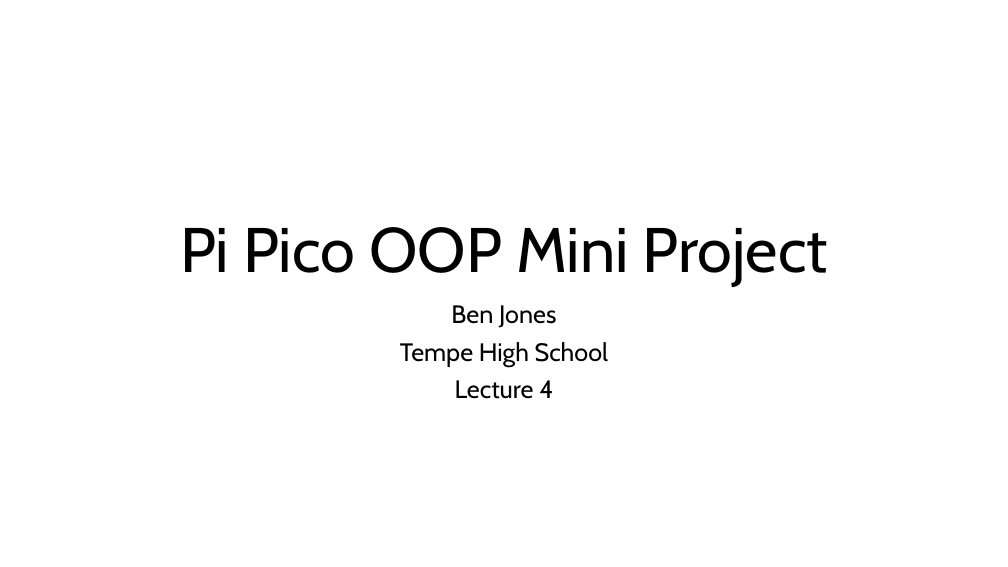
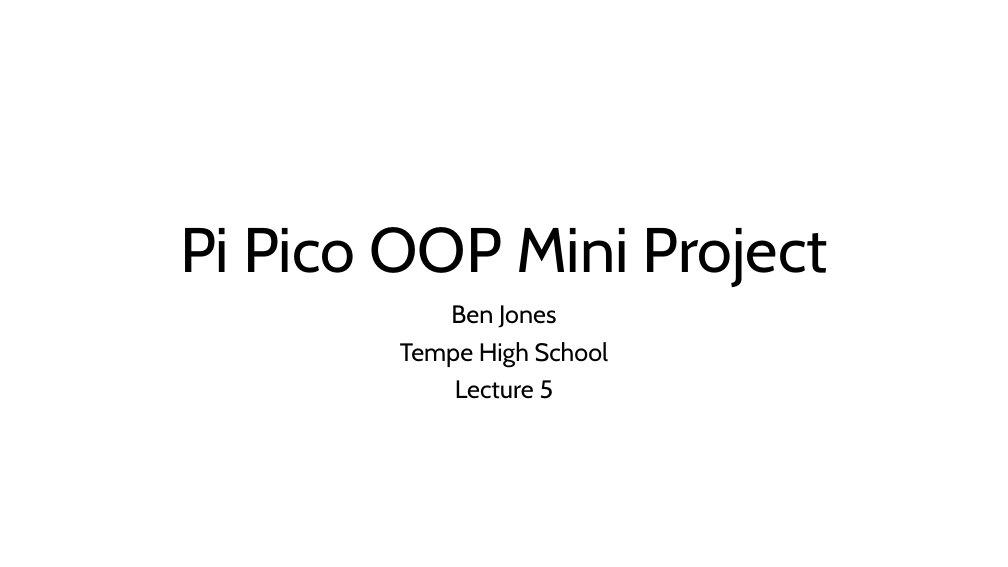
Before and after one commit to TempeHS/MicroPython_OOP_Pi_Pico_Mini_Project_Source, a slide deck: slide 1 of tutorials/presentations/Lecture5.pptx. Drawn at 1008x567 pixels with LibreOffice and Linux fonts; fonts in the diff are those of the drawing. Boxes give left, top, right and bottom in pixels: in the first picture for what was removed or moved away, otherwise in the second. Text is boxed around its words. In the diff, an @@ line names an element or a change of style, - is before the commit and + after.

```diff
--- a/tutorials/presentations/Lecture5.pptx
+++ b/tutorials/presentations/Lecture5.pptx
@@ subtitle at (455, 380, 554, 399): text changed @@
-Lecture 4
+Lecture 5
```
Also in this commit, not shown: 8 other files.
